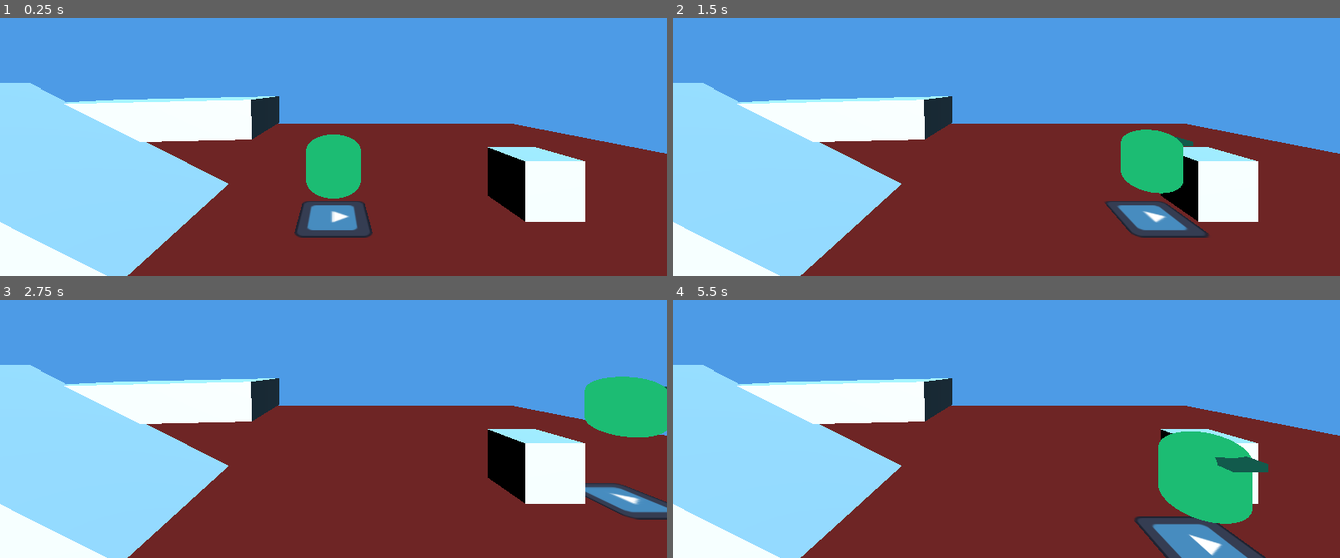
Above: before the commit, frames 1-4 (two rows, left to right).
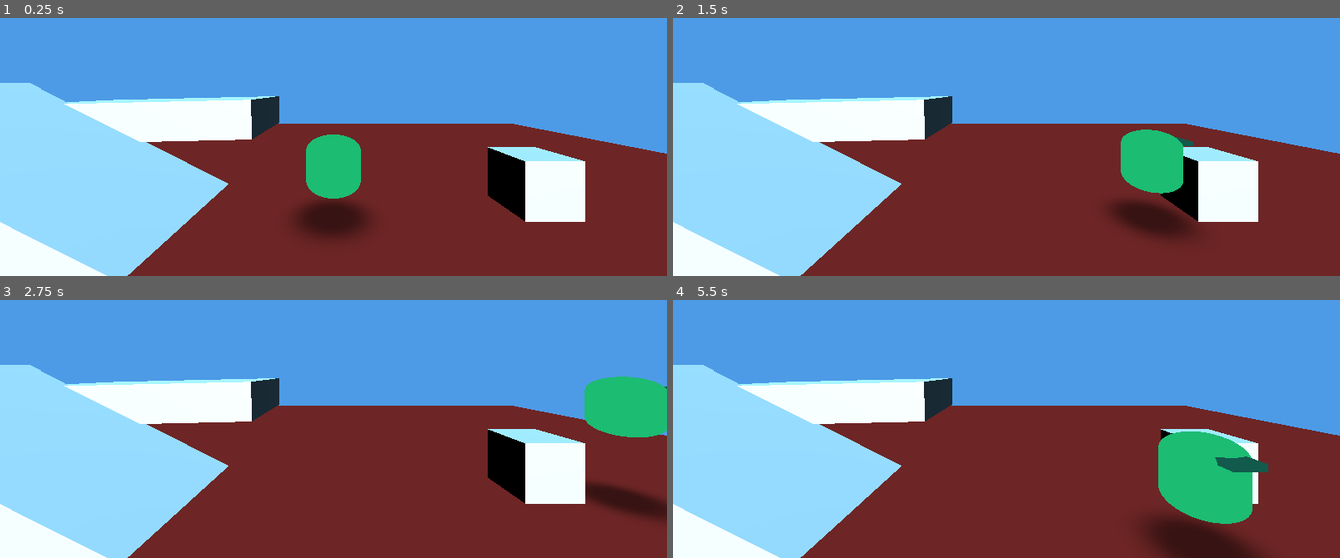
Above: after the commit, the same moments.

Repository: mcthaydt/cabaret-template
Game: Godot game, scene res://templates/base_scene_template.tscn
The game is run twice, just before and just after one commit, with the same random seed, the same clock (stepped at 60 frames per second) and the same inputs. The engine's default icon, where the game draws it, is replaced by a stand-in: a white triangle on a blue panel in a dark square.
Inputs (mouse positions are in pixels of both pictures, inside the frame that each line leads up to):
- Up to frame 1 (0.25 s): no input
- Up to frame 2 (1.5 s): tap Enter at 0.5 s; move the mouse to (1153, 69) at 0.52 s; hold D (move_right) 0.53-1.25 s; tap Shift (sprint) at 0.6 s; click (1153, 69) at 0.67 s; tap Space (jump) at 0.77 s; drag from (873, 108) to (973, 162) at 1.27 s
- Up to frame 3 (2.75 s): tap Space (jump) at 2 s; move the mouse to (outside the picture) at 2.02 s; hold D (move_right) from 2.03 s (still down); tap Ctrl at 2.1 s; click (outside the picture) at 2.17 s
- Up to frame 4 (5.5 s): release D (move_right) at 2.75 s; drag from (973, 444) to (806, 315) at 2.77 s; tap Enter at 3.5 s; move the mouse to (1206, 426) at 3.52 s; hold A (move_left) 3.53-4.25 s; tap Alt at 3.6 s; click (1206, 426) at 3.67 s; tap Space (jump) at 3.77 s; tap Escape at 4.15 s; drag from (806, 315) to (outside the picture) at 4.27 s; move the mouse to (1039, 369) at 5.02 s; hold S (move_backward) from 5.03 s (still down); tap Shift (sprint) at 5.1 s; click (1039, 369) at 5.17 s

The runs differ from the first frame. In frame 1, 1.5% of the frame differs, in the area x 44-56%, y 70-86%; in frame 2, 1.5%; in frame 3, 1.2%; in frame 4, 2.1%, in the area x 69-89%, y 83-100%.

Commit message:
Replaced Shadow Blob + Cursor Manager + Created Managers Folder

Diff:
--- /dev/null
+++ b/scripts/managers/m_cursor_manager.gd
@@ -0,0 +1,85 @@
+@icon("res://editor_icons/manager.svg")
+extends Node
+class_name M_CursorManager
+
+## Manages cursor visibility and lock state with ESC key toggle support
+##
+## This manager provides a simple interface for controlling the mouse cursor's
+## visibility and lock state. Press ESC to toggle between locked/hidden (gameplay)
+## and unlocked/visible (menu) modes.
+
+signal cursor_state_changed(locked: bool, visible: bool)
+
+## Current lock state of the cursor
+var _is_locked: bool = true
+## Current visibility state of the cursor
+var _is_visible: bool = false
+
+func _ready() -> void:
+	add_to_group("cursor_manager")
+	# Set initial state: hidden and locked
+	_apply_cursor_state(true, false)
+
+func _exit_tree() -> void:
+	if is_in_group("cursor_manager"):
+		remove_from_group("cursor_manager")
+
+func _unhandled_input(event: InputEvent) -> void:
+	if event is InputEventKey:
+		var key_event := event as InputEventKey
+		if key_event.pressed and key_event.keycode == KEY_ESCAPE:
+			toggle_cursor()
+			get_viewport().set_input_as_handled()
+
+## Toggles cursor between locked/hidden and unlocked/visible states
+func toggle_cursor() -> void:
+	if _is_locked:
+		# Unlock and show cursor (for menus)
+		set_cursor_state(false, true)
+	else:
+		# Lock and hide cursor (for gameplay)
+		set_cursor_state(true, false)
+
+## Sets both cursor lock and visibility states
+func set_cursor_state(locked: bool, visible: bool) -> void:
+	if _is_locked == locked and _is_visible == visible:
+		return
+
+	_apply_cursor_state(locked, visible)
+
+## Sets whether the cursor is locked (confined to window and position-locked)
+func set_cursor_locked(locked: bool) -> void:
+	if _is_locked == locked:
+		return
+
+	_apply_cursor_state(locked, _is_visible)
+
+## Sets whether the cursor is visible
+func set_cursor_visible(visible: bool) -> void:
+	if _is_visible == visible:
+		return
+
+	_apply_cursor_state(_is_locked, visible)
+
+## Returns true if cursor is currently locked
+func is_cursor_locked() -> bool:
+	return _is_locked
+
+## Returns true if cursor is currently visible
+func is_cursor_visible() -> bool:
+	return _is_visible
+
+## Internal method to apply cursor state and emit signal
+func _apply_cursor_state(locked: bool, visible: bool) -> void:
+	_is_locked = locked
+	_is_visible = visible
+
+	# Apply to Godot's Input system
+	if locked:
+		Input.mouse_mode = Input.MOUSE_MODE_CAPTURED
+	elif visible:
+		Input.mouse_mode = Input.MOUSE_MODE_VISIBLE
+	else:
+		Input.mouse_mode = Input.MOUSE_MODE_HIDDEN
+
+	cursor_state_changed.emit(locked, visible)
--- a/templates/base_scene_template.tscn
+++ b/templates/base_scene_template.tscn
@@ -5,12 +5,12 @@
 [ext_resource type="Script" uid="uid://c7f8tpfqd0320" path="res://scripts/ecs/systems/s_gravity_system.gd" id="3_xnqit"]
 [ext_resource type="Script" uid="uid://bcpm6jeqaxtbi" path="res://scripts/ecs/systems/s_movement_system.gd" id="4_vry44"]
 [ext_resource type="Script" uid="uid://ba0wm6iff21wh" path="res://scripts/ecs/systems/s_rotate_to_input_system.gd" id="5_r0a6q"]
-[ext_resource type="Script" uid="uid://c61q5e2mic2il" path="res://scripts/ecs/m_ecs_manager.gd" id="6_0e7m3"]
+[ext_resource type="Script" uid="uid://cqbu6uhtc7ieg" path="res://scripts/managers/m_ecs_manager.gd" id="6_0e7m3"]
 [ext_resource type="Script" uid="uid://6vckjdv5o1m7" path="res://scripts/ecs/systems/s_floating_system.gd" id="6_tnjgn"]
 [ext_resource type="PackedScene" uid="uid://cyu3l6we2jq23" path="res://templates/player_template.tscn" id="7_4wxy1"]
 [ext_resource type="Script" uid="uid://cev7x8twqwfhr" path="res://scripts/ecs/systems/s_align_with_surface_system.gd" id="7_awem0"]
 [ext_resource type="Script" uid="uid://csicrrjo31foo" path="res://scripts/ecs/systems/s_landing_indicator_system.gd" id="8_ey5t3"]
-[ext_resource type="Script" uid="uid://dw5m3jyqdsurj" path="res://scripts/state/m_state_manager.gd" id="9_state"]
+[ext_resource type="Script" uid="uid://c0w4t05n5u2wd" path="res://scripts/managers/m_state_manager.gd" id="9_state"]
 
 [sub_resource type="StandardMaterial3D" id="StandardMaterial3D_q3o1v"]
 shading_mode = 0
@@ -92,6 +92,9 @@
 [node name="M_StateManager" type="Node" parent="Managers"]
 script = ExtResource("9_state")
 
+[node name="M_CursorManager" type="Node" parent="Managers"]
+script = ExtResource("6_0e7m3")
+
 [node name="Entities" type="Node" parent="."]
 
 [node name="E_SpawnPoints" type="Node3D" parent="Entities"]
--- a/templates/player_template.tscn
+++ b/templates/player_template.tscn
@@ -1,7 +1,7 @@
 [gd_scene load_steps=20 format=3 uid="uid://cyu3l6we2jq23"]
 
-[ext_resource type="Texture2D" uid="uid://ckfvpp3w58ad" path="res://icon.svg" id="1_5osnb"]
 [ext_resource type="Script" uid="uid://d36j5mo07i17x" path="res://scripts/ecs/components/c_movement_component.gd" id="1_6m9bm"]
+[ext_resource type="Texture2D" uid="uid://dm23qd3lalkrv" path="res://textures/tex_shadow_blob.png" id="1_m3alx"]
 [ext_resource type="Script" uid="uid://cldnaejkg7ra7" path="res://scripts/ecs/components/c_jump_component.gd" id="2_h3hux"]
 [ext_resource type="Script" uid="uid://cumipnxuxkm8f" path="res://scripts/ecs/components/c_input_component.gd" id="3_2fo1m"]
 [ext_resource type="Script" uid="uid://d02wpwm34v7kw" path="res://scripts/ecs/components/c_rotate_to_input_component.gd" id="4_4etni"]
@@ -48,8 +48,9 @@
 surface_material_override/0 = SubResource("StandardMaterial3D_yiwtw")
 
 [node name="GroundIndicator" type="Sprite3D" parent="Player_Body/Body_Mesh"]
-transform = Transform3D(1, 0, 0, 0, -7.920765e-08, -1.8120599, 0, 1, -4.371139e-08, 0, -2.3227184, 0)
-texture = ExtResource("1_5osnb")
+transform = Transform3D(0.2, 0, 0, 0, -8.742278e-09, -0.2, 0, 0.2, -8.742278e-09, 0, -2.3227184, 0)
+modulate = Color(1, 1, 1, 0.49803922)
+texture = ExtResource("1_m3alx")
 
 [node name="CollisionShape3D" type="CollisionShape3D" parent="Player_Body"]
 shape = SubResource("CapsuleShape3D_16kfq")
--- a/tests/unit/ecs/components/test_align_with_surface_component.gd
+++ b/tests/unit/ecs/components/test_align_with_surface_component.gd
@@ -1,6 +1,6 @@
 extends BaseTest
 
-const ECS_MANAGER := preload("res://scripts/ecs/m_ecs_manager.gd")
+const ECS_MANAGER := preload("res://scripts/managers/m_ecs_manager.gd")
 const ALIGN_COMPONENT := preload("res://scripts/ecs/components/c_align_with_surface_component.gd")
 const FLOATING_COMPONENT := preload("res://scripts/ecs/components/c_floating_component.gd")
 
--- a/tests/unit/ecs/components/test_floating_component.gd
+++ b/tests/unit/ecs/components/test_floating_component.gd
@@ -1,6 +1,6 @@
 extends BaseTest
 
-const ECS_MANAGER := preload("res://scripts/ecs/m_ecs_manager.gd")
+const ECS_MANAGER := preload("res://scripts/managers/m_ecs_manager.gd")
 const FLOATING_COMPONENT := preload("res://scripts/ecs/components/c_floating_component.gd")
 
 func _add_manager() -> M_ECSManager:
--- a/tests/unit/ecs/components/test_player_components.gd
+++ b/tests/unit/ecs/components/test_player_components.gd
@@ -1,6 +1,6 @@
 extends BaseTest
 
-const ECS_MANAGER := preload("res://scripts/ecs/m_ecs_manager.gd")
+const ECS_MANAGER := preload("res://scripts/managers/m_ecs_manager.gd")
 const MOVEMENT_COMPONENT := preload("res://scripts/ecs/components/c_movement_component.gd")
 const JUMP_COMPONENT := preload("res://scripts/ecs/components/c_jump_component.gd")
 const INPUT_COMPONENT := preload("res://scripts/ecs/components/c_input_component.gd")
--- a/tests/unit/ecs/systems/test_align_with_surface_system.gd
+++ b/tests/unit/ecs/systems/test_align_with_surface_system.gd
@@ -1,6 +1,6 @@
 extends BaseTest
 
-const ECS_MANAGER := preload("res://scripts/ecs/m_ecs_manager.gd")
+const ECS_MANAGER := preload("res://scripts/managers/m_ecs_manager.gd")
 const ALIGN_COMPONENT := preload("res://scripts/ecs/components/c_align_with_surface_component.gd")
 const ALIGN_SYSTEM := preload("res://scripts/ecs/systems/s_align_with_surface_system.gd")
 const FLOATING_COMPONENT := preload("res://scripts/ecs/components/c_floating_component.gd")
--- a/tests/unit/ecs/systems/test_floating_system.gd
+++ b/tests/unit/ecs/systems/test_floating_system.gd
@@ -1,6 +1,6 @@
 extends BaseTest
 
-const ECS_MANAGER := preload("res://scripts/ecs/m_ecs_manager.gd")
+const ECS_MANAGER := preload("res://scripts/managers/m_ecs_manager.gd")
 const FLOATING_COMPONENT := preload("res://scripts/ecs/components/c_floating_component.gd")
 const FLOATING_SYSTEM := preload("res://scripts/ecs/systems/s_floating_system.gd")
 
--- a/tests/unit/ecs/systems/test_gravity_system.gd
+++ b/tests/unit/ecs/systems/test_gravity_system.gd
@@ -1,6 +1,6 @@
 extends BaseTest
 
-const ECS_MANAGER = preload("res://scripts/ecs/m_ecs_manager.gd")
+const ECS_MANAGER = preload("res://scripts/managers/m_ecs_manager.gd")
 const GravitySystemScript = preload("res://scripts/ecs/systems/s_gravity_system.gd")
 const MovementComponentScript = preload("res://scripts/ecs/components/c_movement_component.gd")
 
--- a/tests/unit/ecs/systems/test_input_system.gd
+++ b/tests/unit/ecs/systems/test_input_system.gd
@@ -1,6 +1,6 @@
 extends BaseTest
 
-const ECS_MANAGER = preload("res://scripts/ecs/m_ecs_manager.gd")
+const ECS_MANAGER = preload("res://scripts/managers/m_ecs_manager.gd")
 const InputComponentScript = preload("res://scripts/ecs/components/c_input_component.gd")
 const InputSystemScript = preload("res://scripts/ecs/systems/s_input_system.gd")
 
--- a/tests/unit/ecs/systems/test_jump_system.gd
+++ b/tests/unit/ecs/systems/test_jump_system.gd
@@ -1,6 +1,6 @@
 extends BaseTest
 
-const ECS_MANAGER = preload("res://scripts/ecs/m_ecs_manager.gd")
+const ECS_MANAGER = preload("res://scripts/managers/m_ecs_manager.gd")
 const JumpComponentScript = preload("res://scripts/ecs/components/c_jump_component.gd")
 const InputComponentScript = preload("res://scripts/ecs/components/c_input_component.gd")
 const JumpSystemScript = preload("res://scripts/ecs/systems/s_jump_system.gd")
--- a/tests/unit/ecs/systems/test_landing_indicator_system.gd
+++ b/tests/unit/ecs/systems/test_landing_indicator_system.gd
@@ -1,6 +1,6 @@
 extends BaseTest
 
-const ECS_MANAGER := preload("res://scripts/ecs/m_ecs_manager.gd")
+const ECS_MANAGER := preload("res://scripts/managers/m_ecs_manager.gd")
 const LandingIndicatorComponentScript := preload("res://scripts/ecs/components/c_landing_indicator_component.gd")
 const LandingIndicatorSystemScript := preload("res://scripts/ecs/systems/s_landing_indicator_system.gd")
 const ALIGN_COMPONENT := preload("res://scripts/ecs/components/c_align_with_surface_component.gd")
--- a/tests/unit/ecs/systems/test_movement_system.gd
+++ b/tests/unit/ecs/systems/test_movement_system.gd
@@ -1,6 +1,6 @@
 extends BaseTest
 
-const ECS_MANAGER = preload("res://scripts/ecs/m_ecs_manager.gd")
+const ECS_MANAGER = preload("res://scripts/managers/m_ecs_manager.gd")
 const MovementComponentScript = preload("res://scripts/ecs/components/c_movement_component.gd")
 const MovementSystemScript = preload("res://scripts/ecs/systems/s_movement_system.gd")
 const InputComponentScript = preload("res://scripts/ecs/components/c_input_component.gd")
--- a/tests/unit/ecs/systems/test_rotate_system.gd
+++ b/tests/unit/ecs/systems/test_rotate_system.gd
@@ -1,6 +1,6 @@
 extends BaseTest
 
-const ECS_MANAGER = preload("res://scripts/ecs/m_ecs_manager.gd")
+const ECS_MANAGER = preload("res://scripts/managers/m_ecs_manager.gd")
 const RotateComponentScript = preload("res://scripts/ecs/components/c_rotate_to_input_component.gd")
 const InputComponentScript = preload("res://scripts/ecs/components/c_input_component.gd")
 const RotateSystemScript = preload("res://scripts/ecs/systems/s_rotate_to_input_system.gd")
--- a/tests/unit/ecs/systems/test_rotate_to_input_system.gd
+++ b/tests/unit/ecs/systems/test_rotate_to_input_system.gd
@@ -1,6 +1,6 @@
 extends BaseTest
 
-const ECS_MANAGER = preload("res://scripts/ecs/m_ecs_manager.gd")
+const ECS_MANAGER = preload("res://scripts/managers/m_ecs_manager.gd")
 const InputComponentScript = preload("res://scripts/ecs/components/c_input_component.gd")
 const RotateComponentScript = preload("res://scripts/ecs/components/c_rotate_to_input_component.gd")
 const RotateSystemScript = preload("res://scripts/ecs/systems/s_rotate_to_input_system.gd")
--- a/tests/unit/ecs/test_ecs_manager.gd
+++ b/tests/unit/ecs/test_ecs_manager.gd
@@ -1,6 +1,6 @@
 extends BaseTest
 
-const ECS_MANAGER := preload("res://scripts/ecs/m_ecs_manager.gd")
+const ECS_MANAGER := preload("res://scripts/managers/m_ecs_manager.gd")
 const ECS_COMPONENT := preload("res://scripts/ecs/ecs_component.gd")
 const ECS_SYSTEM := preload("res://scripts/ecs/ecs_system.gd")
 const PLAYER_SCENE := preload("res://templates/player_template.tscn")
--- a/tests/unit/state/test_state_store.gd
+++ b/tests/unit/state/test_state_store.gd
@@ -1,6 +1,6 @@
 extends BaseTest
 
-const STATE_MANAGER := preload("res://scripts/state/m_state_manager.gd")
+const STATE_MANAGER := preload("res://scripts/managers/m_state_manager.gd")
 const U_SelectorUtils := preload("res://scripts/state/u_selector_utils.gd")
 const U_StateStoreUtils := preload("res://scripts/state/u_state_store_utils.gd")
 
--- a/tests/unit/state/test_state_store_integration.gd
+++ b/tests/unit/state/test_state_store_integration.gd
@@ -1,6 +1,6 @@
 extends BaseTest
 
-const STATE_MANAGER := preload("res://scripts/state/m_state_manager.gd")
+const STATE_MANAGER := preload("res://scripts/managers/m_state_manager.gd")
 const GameReducer := preload("res://scripts/state/reducers/game_reducer.gd")
 const UiReducer := preload("res://scripts/state/reducers/ui_reducer.gd")
 const EcsReducer := preload("res://scripts/state/reducers/ecs_reducer.gd")
--- a/tests/unit/state/test_time_travel.gd
+++ b/tests/unit/state/test_time_travel.gd
@@ -1,6 +1,6 @@
 extends BaseTest
 
-const STATE_MANAGER := preload("res://scripts/state/m_state_manager.gd")
+const STATE_MANAGER := preload("res://scripts/managers/m_state_manager.gd")
 
 class ScoreReducer:
 	static func get_slice_name() -> StringName:
--- /dev/null
+++ b/tests/unit/test_cursor_manager.gd
@@ -0,0 +1,166 @@
+extends BaseTest
+
+const CURSOR_MANAGER := preload("res://scripts/managers/m_cursor_manager.gd")
+
+var _signal_fired := false
+var _last_locked_state := false
+var _last_visible_state := false
+
+func _on_cursor_state_changed(locked: bool, visible: bool) -> void:
+	_signal_fired = true
+	_last_locked_state = locked
+	_last_visible_state = visible
+
+func before_each() -> void:
+	_signal_fired = false
+	_last_locked_state = false
+	_last_visible_state = false
+
+func test_manager_initializes_with_locked_and_hidden_cursor() -> void:
+	var manager := CURSOR_MANAGER.new()
+	add_child(manager)
+	autofree(manager)
+	await get_tree().process_frame
+
+	assert_true(manager.is_cursor_locked(), "Cursor should be locked on initialization")
+	assert_false(manager.is_cursor_visible(), "Cursor should be hidden on initialization")
+	assert_eq(Input.mouse_mode, Input.MOUSE_MODE_CAPTURED, "Mouse mode should be CAPTURED")
+
+func test_toggle_cursor_unlocks_and_shows() -> void:
+	var manager := CURSOR_MANAGER.new()
+	add_child(manager)
+	autofree(manager)
+	await get_tree().process_frame
+
+	manager.toggle_cursor()
+
+	assert_false(manager.is_cursor_locked(), "Cursor should be unlocked after toggle")
+	assert_true(manager.is_cursor_visible(), "Cursor should be visible after toggle")
+	assert_eq(Input.mouse_mode, Input.MOUSE_MODE_VISIBLE, "Mouse mode should be VISIBLE")
+
+func test_toggle_cursor_locks_and_hides_when_unlocked() -> void:
+	var manager := CURSOR_MANAGER.new()
+	add_child(manager)
+	autofree(manager)
+	await get_tree().process_frame
+
+	# First toggle to unlock/show
+	manager.toggle_cursor()
+	# Second toggle should lock/hide
+	manager.toggle_cursor()
+
+	assert_true(manager.is_cursor_locked(), "Cursor should be locked after second toggle")
+	assert_false(manager.is_cursor_visible(), "Cursor should be hidden after second toggle")
+	assert_eq(Input.mouse_mode, Input.MOUSE_MODE_CAPTURED, "Mouse mode should be CAPTURED")
+
+func test_set_cursor_locked_changes_lock_state() -> void:
+	var manager := CURSOR_MANAGER.new()
+	add_child(manager)
+	autofree(manager)
+	await get_tree().process_frame
+
+	manager.set_cursor_locked(false)
+
+	assert_false(manager.is_cursor_locked(), "Cursor should be unlocked")
+	# Mouse mode depends on visibility, so it could be VISIBLE or HIDDEN
+	assert_ne(Input.mouse_mode, Input.MOUSE_MODE_CAPTURED, "Mouse mode should not be CAPTURED")
+
+func test_set_cursor_visible_changes_visibility() -> void:
+	var manager := CURSOR_MANAGER.new()
+	add_child(manager)
+	autofree(manager)
+	await get_tree().process_frame
+
+	manager.set_cursor_visible(true)
+
+	assert_true(manager.is_cursor_visible(), "Cursor should be visible")
+
+func test_set_cursor_state_changes_both_states() -> void:
+	var manager := CURSOR_MANAGER.new()
+	add_child(manager)
+	autofree(manager)
+	await get_tree().process_frame
+
+	manager.set_cursor_state(false, true)
+
+	assert_false(manager.is_cursor_locked(), "Cursor should be unlocked")
+	assert_true(manager.is_cursor_visible(), "Cursor should be visible")
+	assert_eq(Input.mouse_mode, Input.MOUSE_MODE_VISIBLE, "Mouse mode should be VISIBLE")
+
+func test_cursor_state_changed_signal_emits() -> void:
+	var manager := CURSOR_MANAGER.new()
+	add_child(manager)
+	autofree(manager)
+	await get_tree().process_frame
+
+	manager.cursor_state_changed.connect(_on_cursor_state_changed)
+	manager.toggle_cursor()
+
+	assert_true(_signal_fired, "cursor_state_changed signal should have fired")
+	assert_false(_last_locked_state, "Signal should indicate unlocked state")
+	assert_true(_last_visible_state, "Signal should indicate visible state")
+
+func test_cursor_state_changed_signal_does_not_emit_when_state_unchanged() -> void:
+	var manager := CURSOR_MANAGER.new()
+	add_child(manager)
+	autofree(manager)
+	await get_tree().process_frame
+
+	manager.cursor_state_changed.connect(_on_cursor_state_changed)
+	# Try to set to the same initial state
+	manager.set_cursor_state(true, false)
+
+	assert_false(_signal_fired, "cursor_state_changed signal should not fire when state is unchanged")
+
+func test_esc_key_toggles_cursor() -> void:
+	var manager := CURSOR_MANAGER.new()
+	add_child(manager)
+	autofree(manager)
+	await get_tree().process_frame
+
+	# Create and dispatch ESC key press event
+	var key_event := InputEventKey.new()
+	key_event.keycode = KEY_ESCAPE
+	key_event.pressed = true
+	manager._unhandled_input(key_event)
+
+	assert_false(manager.is_cursor_locked(), "ESC should unlock cursor")
+	assert_true(manager.is_cursor_visible(), "ESC should show cursor")
+
+func test_manager_adds_to_cursor_manager_group() -> void:
+	var manager := CURSOR_MANAGER.new()
+	add_child(manager)
+	autofree(manager)
+	await get_tree().process_frame
+
+	assert_true(manager.is_in_group("cursor_manager"), "Manager should be in cursor_manager group")
+
+func test_locked_cursor_uses_captured_mode() -> void:
+	var manager := CURSOR_MANAGER.new()
+	add_child(manager)
+	autofree(manager)
+	await get_tree().process_frame
+
+	manager.set_cursor_state(true, false)
+
+	assert_eq(Input.mouse_mode, Input.MOUSE_MODE_CAPTURED, "Locked cursor should use CAPTURED mode")
+
+func test_unlocked_visible_cursor_uses_visible_mode() -> void:
+	var manager := CURSOR_MANAGER.new()
+	add_child(manager)
+	autofree(manager)
+	await get_tree().process_frame
+
+	manager.set_cursor_state(false, true)
+
+	assert_eq(Input.mouse_mode, Input.MOUSE_MODE_VISIBLE, "Unlocked visible cursor should use VISIBLE mode")
+
+func test_unlocked_hidden_cursor_uses_hidden_mode() -> void:
+	var manager := CURSOR_MANAGER.new()
+	add_child(manager)
+	autofree(manager)
+	await get_tree().process_frame
+
+	manager.set_cursor_state(false, false)
+
+	assert_eq(Input.mouse_mode, Input.MOUSE_MODE_HIDDEN, "Unlocked hidden cursor should use HIDDEN mode")
Not shown, changed: addons/gut/gui/GutBottomPanel.tscn
Renamed: scripts/ecs/m_ecs_manager.gd -> scripts/managers/m_ecs_manager.gd
Renamed: scripts/state/m_state_manager.gd -> scripts/managers/m_state_manager.gd
Not shown: 1 places in templates/player_template.tscn that only renumber resources
Binary file added: textures/tex_shadow_blob.png
Not shown, added: textures/tex_shadow_blob.png.import
Not shown, changed: AGENTS.md
Not shown, changed: docs/general/STYLE_GUIDE.md
Not shown, changed: docs/redux_state_store/for humans/ELI5.md
Not shown, changed: docs/redux_state_store/redux_state_store_plan.md
Not shown, changed: docs/redux_state_store/refactor recommendations/batch_1_refactor_recommendations.md
